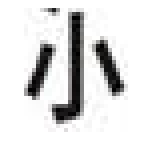
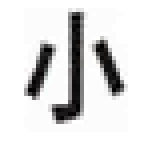
Layers edited between the first and the second 152x144 image:
painted on "Pasted Layer" over [24, 8, 128, 132]
